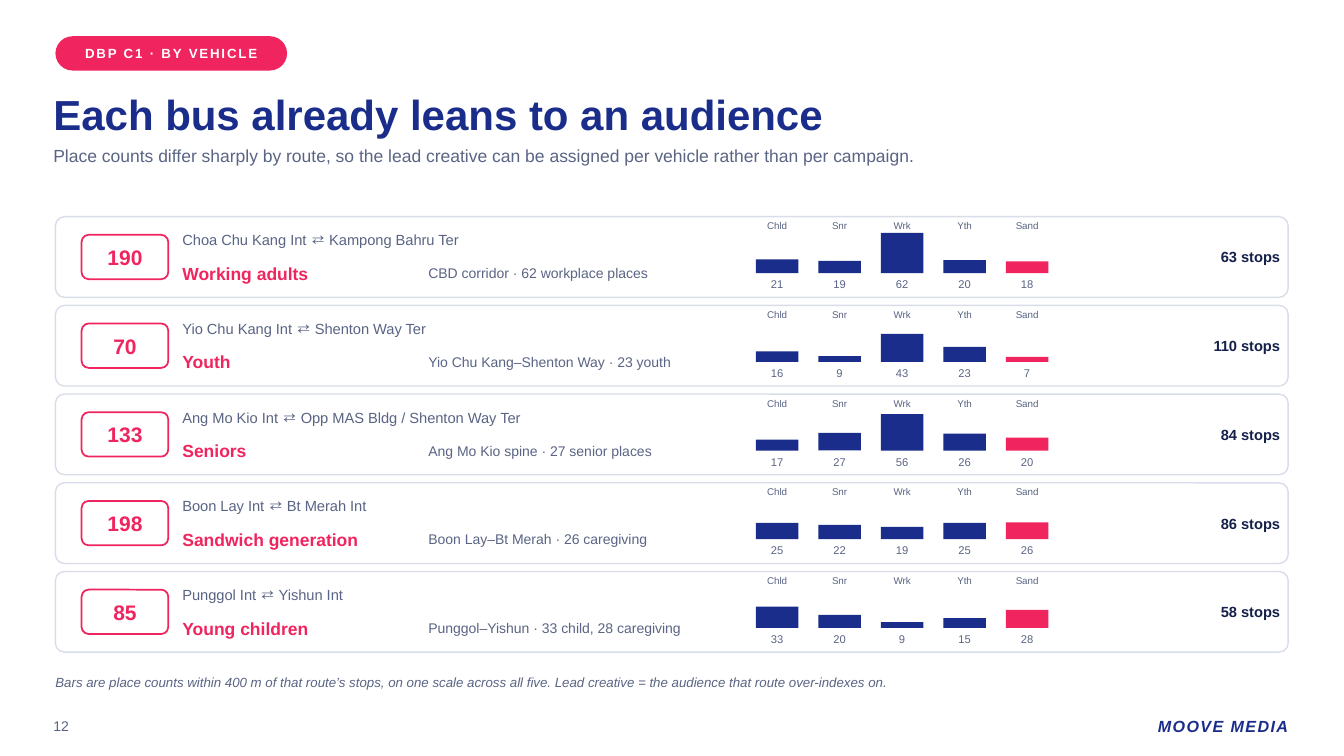
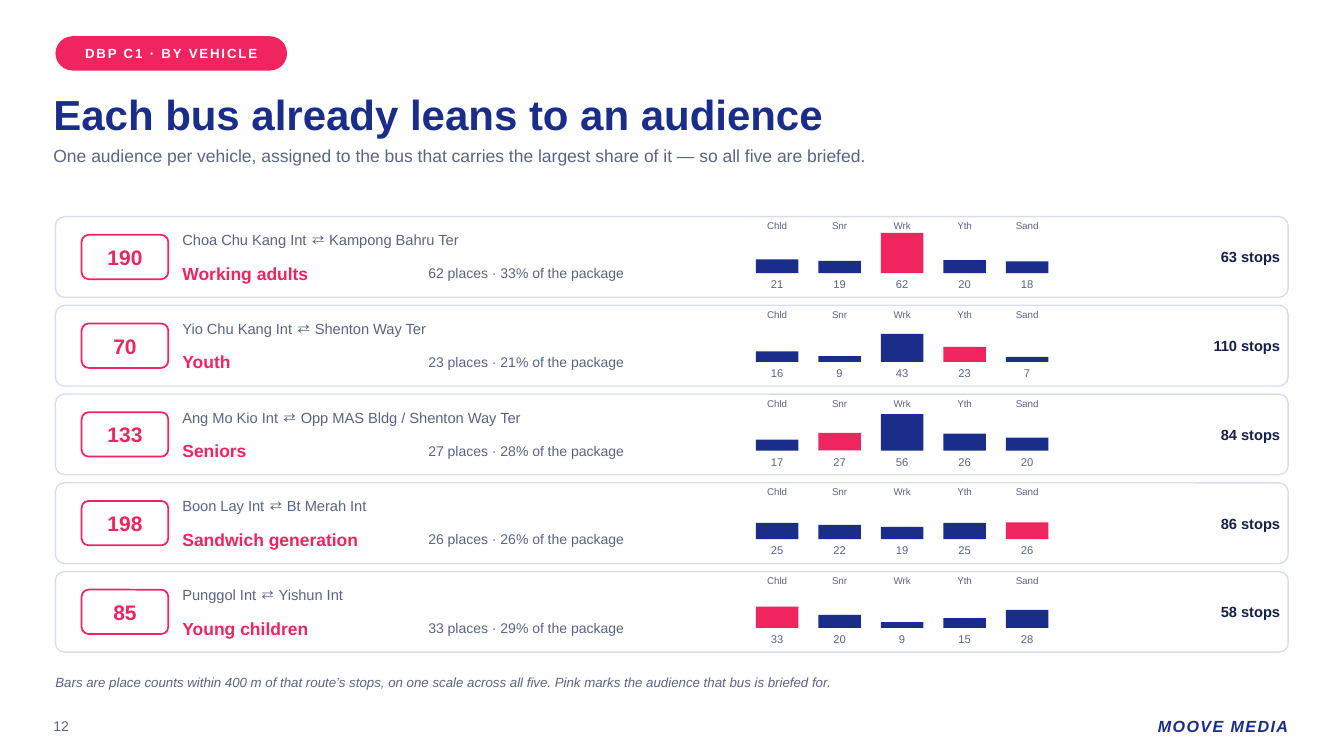
Before and after one commit to saifulanuarsg/sg-transit-atlas, a slide deck: slide 12 of docs/DBP-C1-mindline.pptx. Drawn at 1344x756 pixels with LibreOffice and Linux fonts; fonts in the diff are those of the drawing. Boxes give left, top, right and bottom in pixels: in the first picture for what was removed or moved away, otherwise in the second. Text is boxed around its words. In the diff, an @@ line names an element or a change of style, - is before the commit and + after.

```diff
--- a/docs/DBP-C1-mindline.pptx
+++ b/docs/DBP-C1-mindline.pptx
@@ text at [53,149,865,166]: text changed @@
-Place counts differ sharply by route, so the lead creative can be assigned per vehicle rather than per campaign.
+One audience per vehicle, assigned to the bus that carries the largest share of it — so all five are briefed.
@@ text at [428,268,624,281]: text changed @@
-CBD corridor · 62 workplace places
+62 places · 33% of the package
@@ text at [428,357,624,370]: text changed @@
-Yio Chu Kang–Shenton Way · 23 youth
+23 places · 21% of the package
@@ text at [428,446,624,459]: text changed @@
-Ang Mo Kio spine · 27 senior places
+27 places · 28% of the package
@@ text at [428,534,624,547]: text changed @@
-Boon Lay–Bt Merah · 26 caregiving
+26 places · 26% of the package
@@ text at [428,623,624,636]: text changed @@
-Punggol–Yishun · 33 child, 28 caregiving
+33 places · 29% of the package
@@ fill #1B2D8A to #F0245E in 4 elements at [881,233,924,273], [944,347,986,362], [819,434,861,451], [756,607,799,628] @@
@@ fill #F0245E to #1B2D8A in 4 elements at [1006,261,1049,273], [1006,357,1049,362], [1006,438,1049,451], [1006,610,1049,628] @@
@@ text at [55,677,831,690]: text changed @@
-Bars are place counts within 400 m of that route’s stops, on one scale across all five. Lead creative = the audience that route over-indexes on.
+Bars are place counts within 400 m of that route’s stops, on one scale across all five. Pink marks the audience that bus is briefed for.
```
Also in this commit, not shown: 8 other slides changed, 8 other files.
